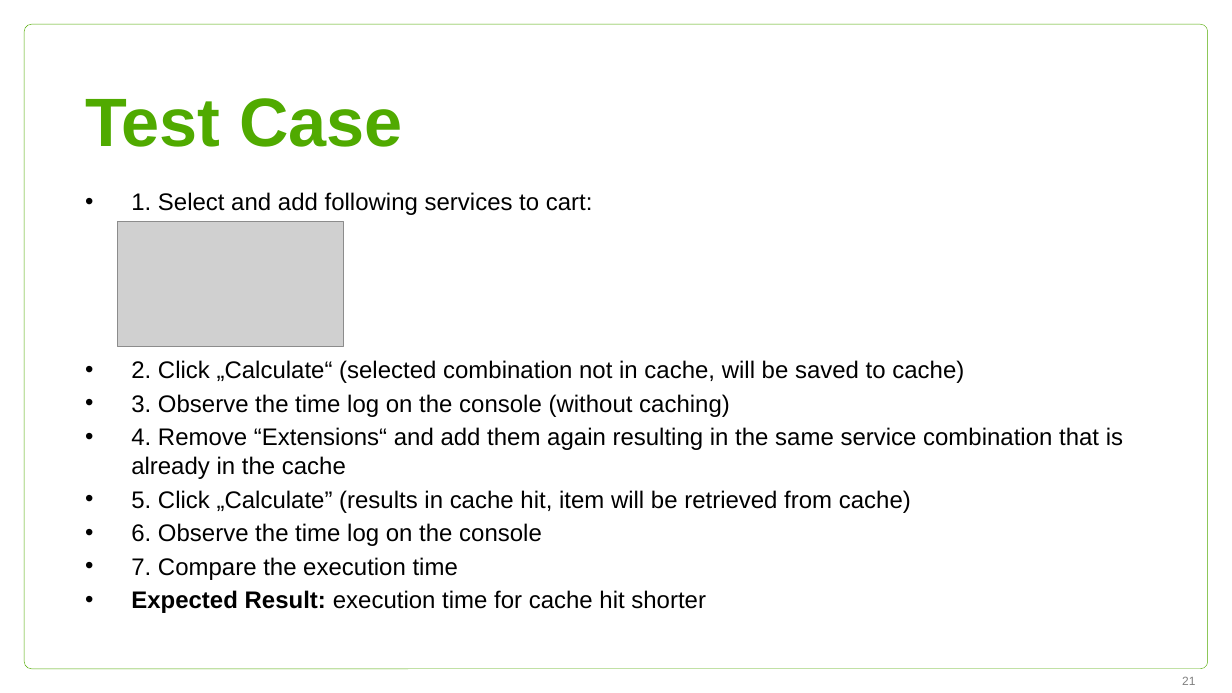
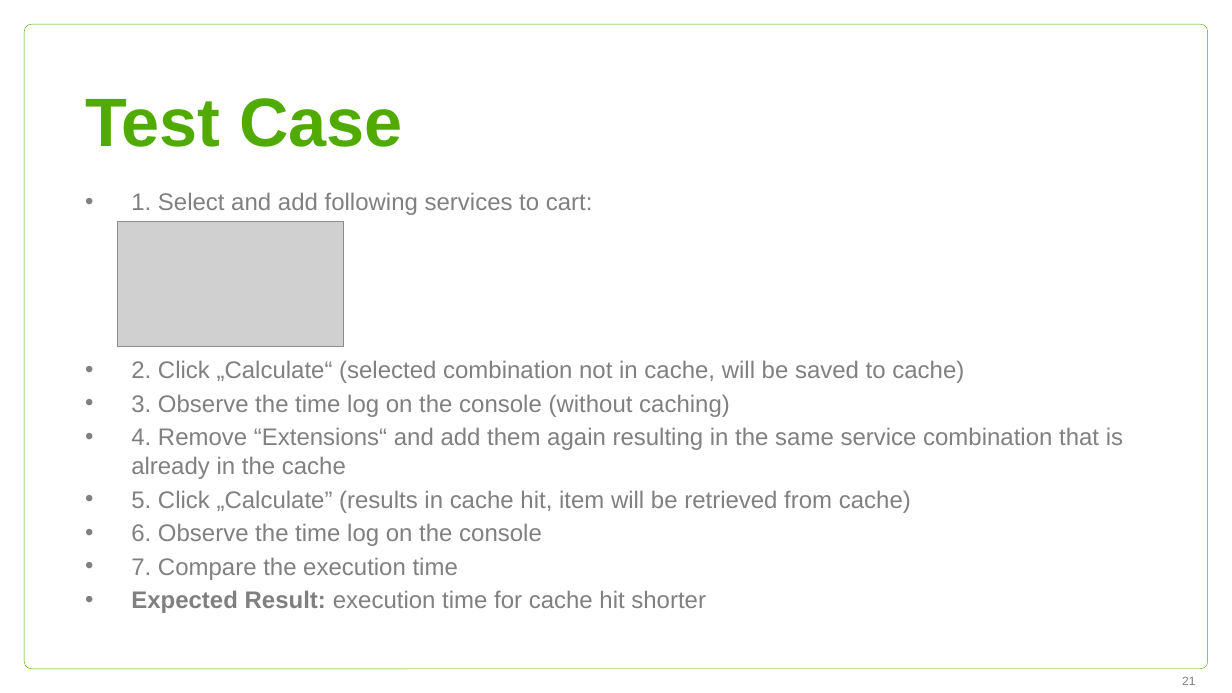
Before and after one commit to Btibor02/GroupWork, a slide deck: slide 21 of Groupwork ppt.pptx. Drawn at 1232x693 pixels with LibreOffice and Linux fonts; fonts in the diff are those of the drawing; grey boxes stand for pictures; background and template pictures are left out. Boxes give left, top, right and bottom in pixels: in the first picture for what was removed or moved away, otherwise in the second. Text is boxed around its words. In the diff, an @@ line names an element or a change of style, - is before the commit and + after.

```diff
--- a/Groupwork ppt.pptx
+++ b/Groupwork ppt.pptx
@@ text "1. Select and add following ..." at [131, 192, 1123, 613]: text colour #000000 to #808080 @@
```
Also in this commit, not shown: 7 other slides changed.
